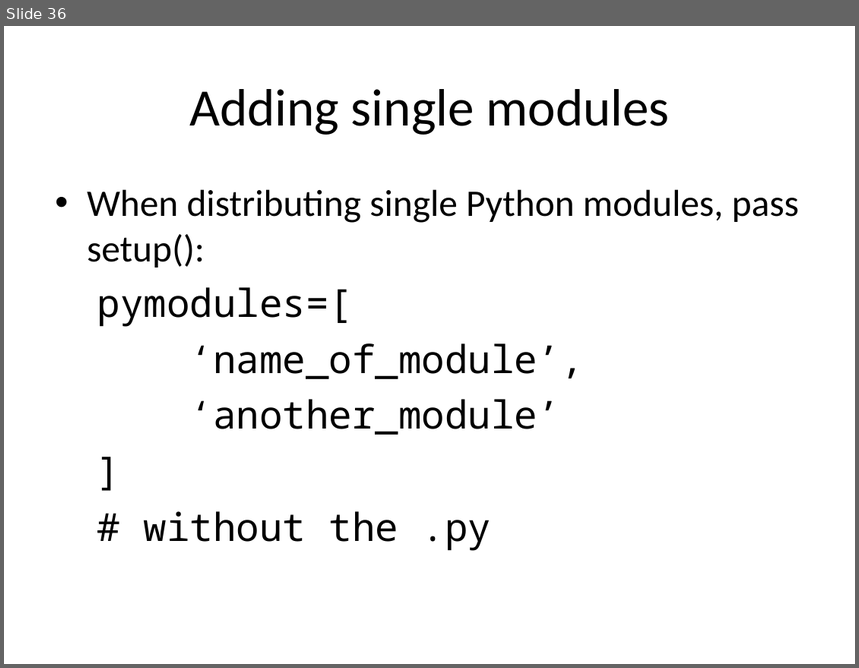
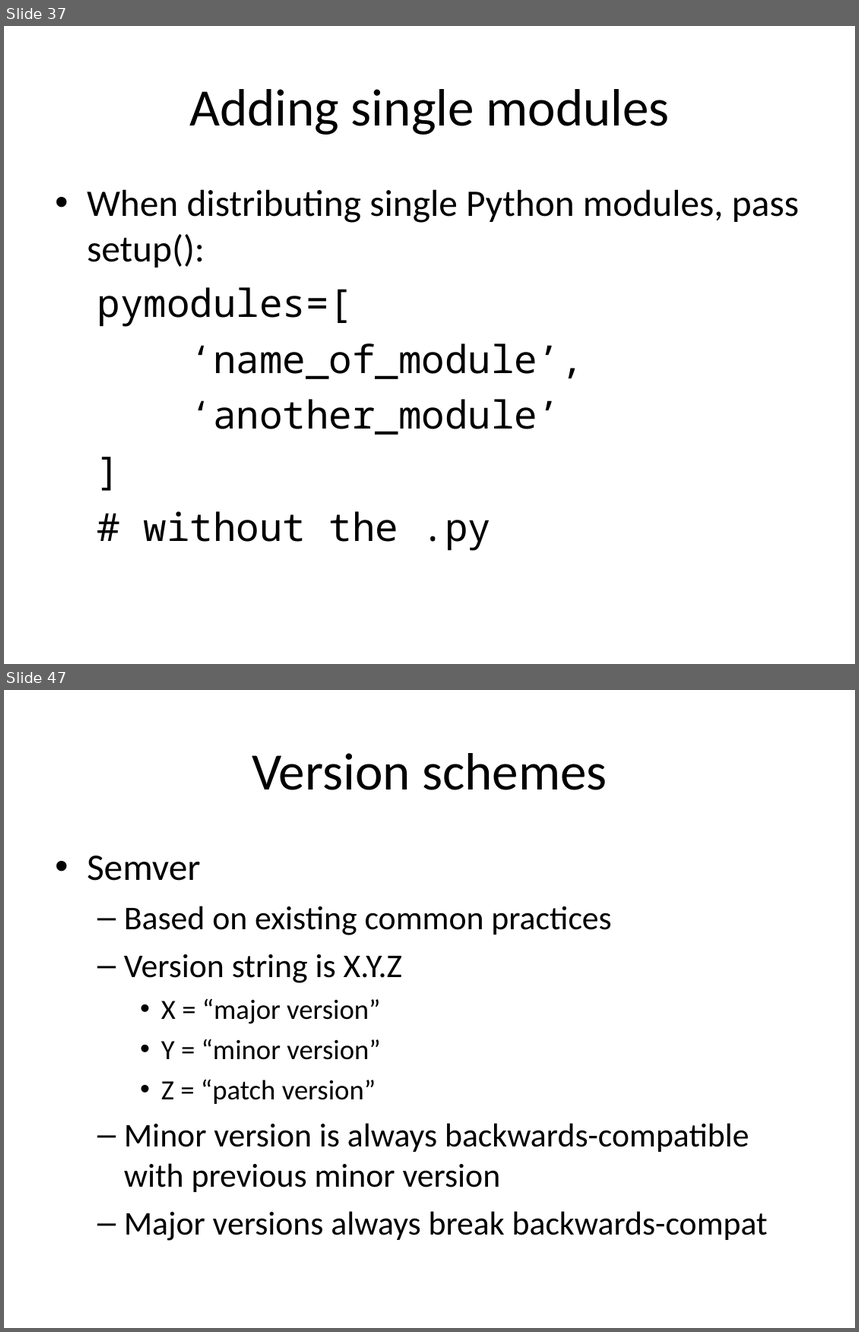
Before and after one commit to embray/pyastro-packaging-tutorial, a slide deck: packaging.ppt. Shown one above the other, each under a label of ours: slide 36 before the commit, slides 37 and 47 after it; the slides between them are not shown. The pictures are 859x668 and 859x1332 pixels, drawn with LibreOffice and Linux fonts; fonts in the diff are those of the drawing. Boxes give left, top, right and bottom in pixels: in the first picture for what was removed or moved away, otherwise in the second. Text is boxed around its words. In the diff, an @@ line names an element or a change of style, - is before the commit and + after.

```diff
--- a/packaging.ppt
+++ b/packaging.ppt
@@ slide 47 added at (4, 690, 855, 1328), background #FFFFFF @@
@@ title added at (252, 753, 607, 790), 49 pt, text #000000 @@
+Version schemes
@@ text added at (87, 856, 768, 1241), 31 pt, text #000000 @@
+• Semver
+  – Based on existing common practices
+  – Version string is X.Y.Z
+    • X = “major version”
+    • Y = “minor version”
+    • Z = “patch version”
+  – Minor version is always backwards-compatible with previous minor version
+  – Major versions always break backwards-compat
@@ what was slide 36 is now slide 37 @@
```
Also in this commit, not shown: 1 slide changed, 25 other slides added.
